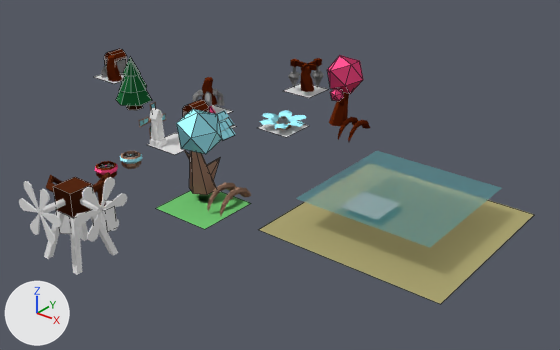
The Blender file co2mill.blend: old version first, new version second.
The view is the same before and after, from a camera (50 mm lens) standing at (43.9, -54.5, 31.6) and looking at (1.2, -1.0, -1.5). The axes (+X, +Y, +Z) are drawn at lower left. The lights are the same throughout. Mesh edges are drawn as thin lines on the coarser meshes.
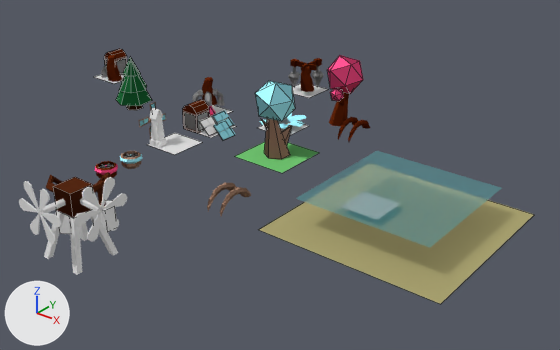
Where the newer file only moved an object's origin or applied its transform, the numbers keep the older frame.

Changed parts and their boxes [x1, y1, x2, y2] in the pictures (560 x 350 px):
'Plane', moved: before [156, 191, 251, 229]; after [234, 142, 320, 173]
'Icosphere', reshaped, moved, turned, rescaled: before [176, 109, 222, 154]; after [255, 81, 295, 121]
'Cone.001', mesh moved: before [185, 151, 220, 195]; after [262, 118, 292, 159]

What the commit changed:
me_cone_001 has 26 vertices, 22 faces and spans x -1.84..1.26, y -5.32..1.43, z -3.34..1.2.
me_cone_001 is used by ob_cone_001; location (-0.45, -8.61, 1.44); rotation (-1.273, 0.00943, 0.0), in degrees (-73, 0.5, 0); scale (0.901, 0.901, 0.901).
me_cone_001 part 1: the whole mesh is moved by (0.5, 3.26, 10.62).
me_icosphere_003 has 12 vertices, 20 faces and spans x -0.89..0.89, y -0.85..0.85, z -1.0..1.0.
me_icosphere_003 is used by ob_icosphere; location (-0.45, -10.2, 5.67); rotation (-0.131, 0.34, -1.202), in degrees (-7.5, 19, -69); scale (-2.16, -2.16, -2.16).
Part 2, on me_icosphere_003:
Vertex 0 of me_icosphere_003 moves from (0.0, 0.0, -1.0) at pixel (197, 112) to (0.48, -0.78, 7.69) at pixel (275, 83).
Vertex 1 of me_icosphere_003 moves from (0.72, -0.53, -0.45) at pixel (217, 114) to (0.69, 1.36, 6.95) at pixel (291, 85).
Vertex 2 of me_icosphere_003 moves from (-0.28, -0.85, -0.45) at pixel (216, 132) to (2.07, -0.26, 6.15) at pixel (292, 101).
Vertex 3 of me_icosphere_003 moves from (-0.89, 0.0, -0.45) at pixel (190, 138) to (0.85, -2.17, 5.93) at pixel (269, 106).
Vertex 4 of me_icosphere_003 moves from (-0.28, 0.85, -0.45) at pixel (176, 123) to (-1.28, -1.73, 6.6) at pixel (254, 93).
Vertex 5 of me_icosphere_003 moves from (0.72, 0.53, -0.45) at pixel (192, 108) to (-1.37, 0.45, 7.23) at pixel (268, 80).
Vertex 6 of me_icosphere_003 moves from (0.28, -0.85, 0.45) at pixel (221, 139) to (1.19, 1.29, 4.74) at pixel (295, 108).
Vertex 7 of me_icosphere_003 moves from (-0.72, -0.53, 0.45) at pixel (205, 154) to (1.29, -0.89, 4.1) at pixel (281, 121).
Vertex 8 of me_icosphere_003 moves from (-0.72, 0.53, 0.45) at pixel (181, 148) to (-0.78, -1.79, 4.38) at pixel (258, 116).
Vertex 9 of me_icosphere_003 moves from (0.28, 0.85, 0.45) to (-2.15, -0.17, 5.19).
Vertex 10 of me_icosphere_003 moves from (0.89, 0.0, 0.45) to (-0.93, 1.73, 5.41).
Vertex 11 of me_icosphere_003 moves from (0.0, 0.0, 1.0) to (-0.56, 0.35, 3.65).
Object 'Icosphere' (ob_icosphere) turns from (-7.5, 19, -69) to (0, 0, 0) degrees about x, y and z.
Object 'Icosphere' (ob_icosphere) is rescaled from (-2.16, -2.16, -2.16) to (1.0, 1.0, 1.0).
Object 'Icosphere' (ob_icosphere) moves from (-0.45, -10.2, 5.67) to (-0.02, 0.0, 0.0).
Object 'Plane' (ob_plane) moves from (0.47, -11.03, -0.96) to (0.0, 0.0, 0.0).
